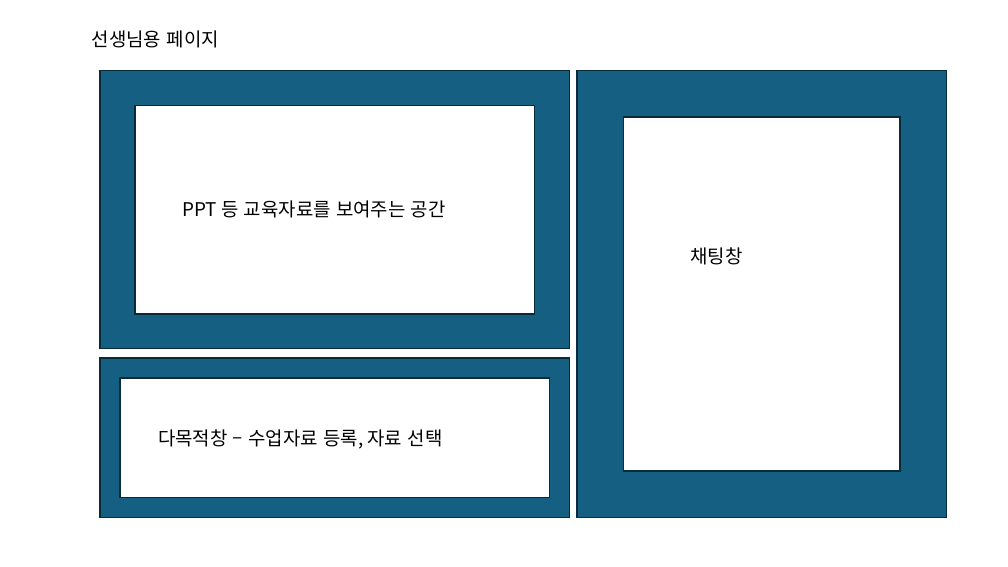
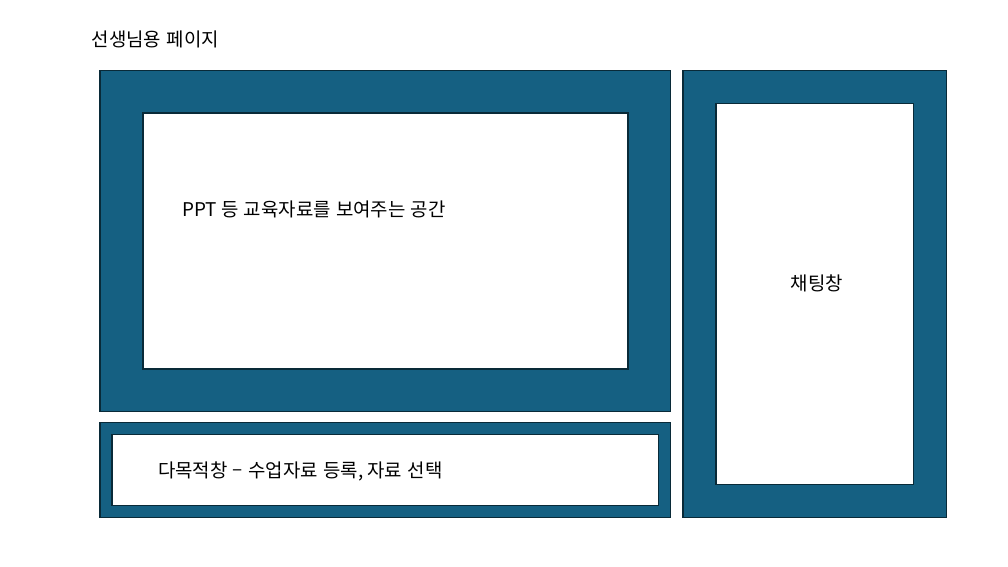
Before and after one commit to drglon/sangok-class, a slide deck: slide 1 of 페이지구성.pptx. Drawn at 1008x567 pixels with LibreOffice and Linux fonts; fonts in the diff are those of the drawing. Boxes give left, top, right and bottom in pixels: in the first picture for what was removed or moved away, otherwise in the second. Text is boxed around its words. In the diff, an @@ line names an element or a change of style, - is before the commit and + after.

```diff
--- a/페이지구성.pptx
+++ b/페이지구성.pptx
@@ frame resized from (x1=100, y1=71, x2=569, y2=349) to (x1=100, y1=71, x2=671, y2=412) @@
@@ frame resized from (x1=577, y1=71, x2=947, y2=518) to (x1=684, y1=71, x2=947, y2=518) @@
@@ text "채팅창" moved from (x1=691, y1=247, x2=743, y2=265) to (x1=791, y1=274, x2=843, y2=292) @@
@@ frame resized from (x1=100, y1=358, x2=569, y2=518) to (x1=100, y1=423, x2=671, y2=517) @@
@@ text "다목적창 – 수업자료 등록, 자료 ..." moved from (x1=158, y1=429, x2=443, y2=449) to (x1=158, y1=461, x2=443, y2=481) @@
```
Also in this commit, not shown: 1 other slide changed, 12 other files.
